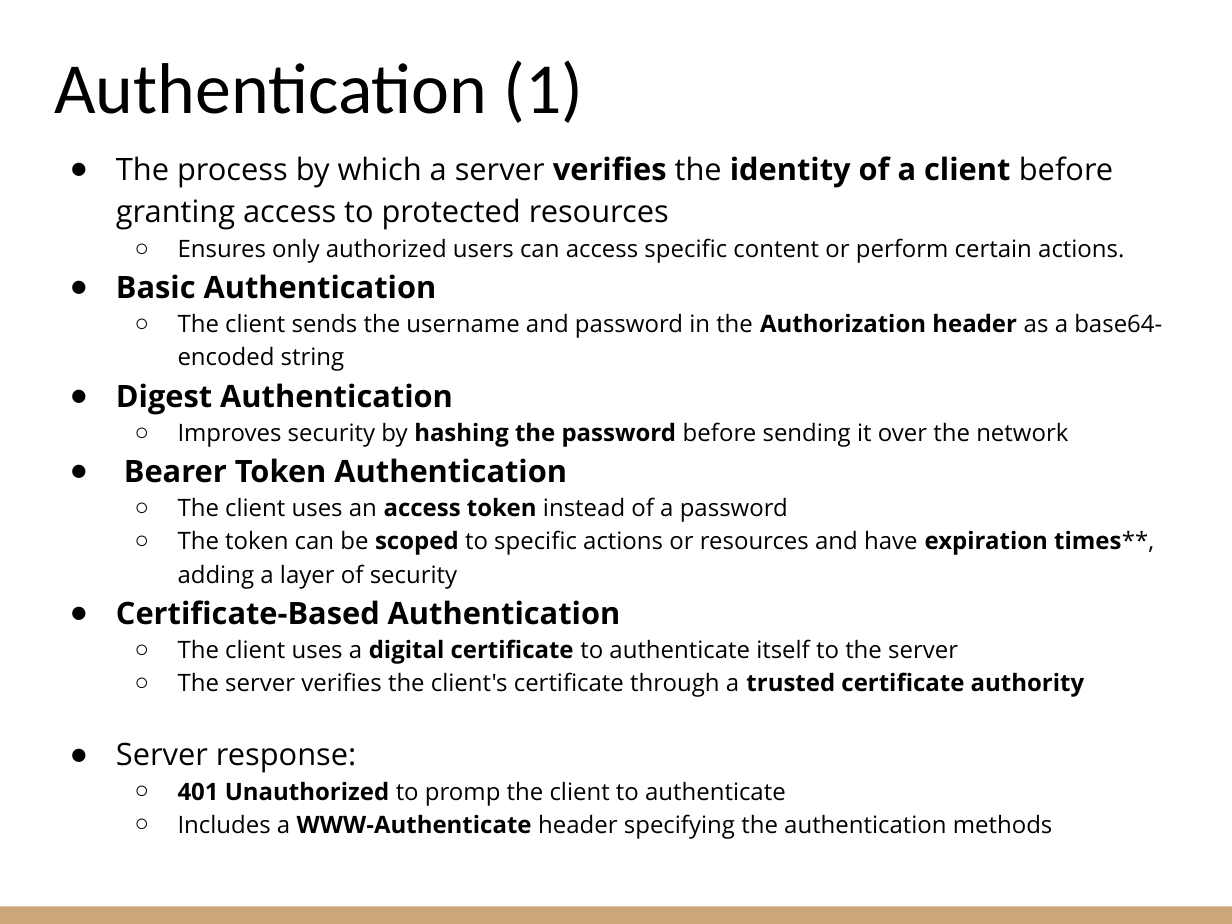
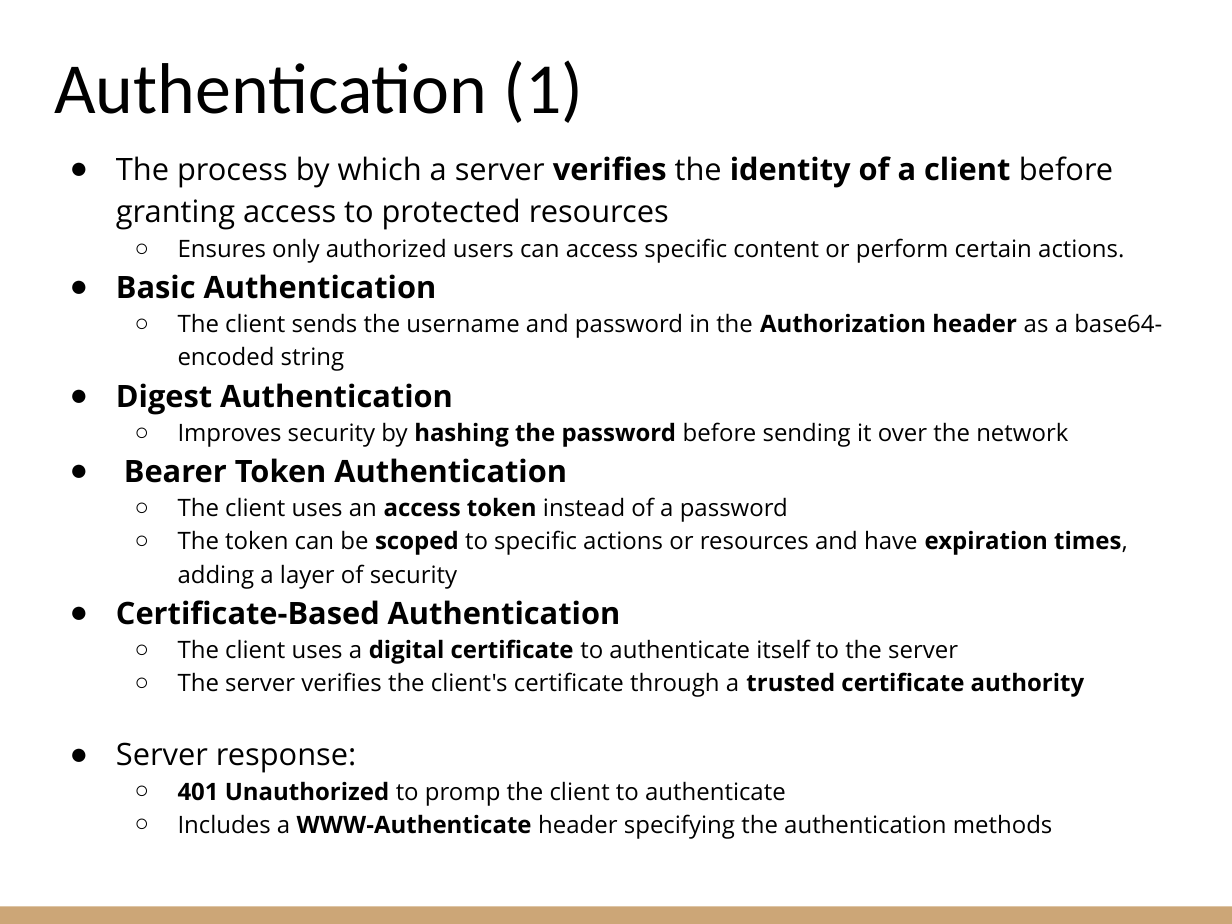
Before and after one commit to riccardoberta/makers, a slide deck: slide 15 of 05 - HTTP/slides.pptx. Drawn at 1232x924 pixels with LibreOffice and Linux fonts; fonts in the diff are those of the drawing. Boxes give left, top, right and bottom in pixels: in the first picture for what was removed or moved away, otherwise in the second. Text is boxed around its words. In the diff, an @@ line names an element or a change of style, - is before the commit and + after.

```diff
--- a/05 - HTTP/slides.pptx
+++ b/05 - HTTP/slides.pptx
@@ text at (x1=178, y1=530, x2=1128, y2=589): text changed @@
-  ○ The token can be scoped to specific actions or resources and have expiration times**, adding a layer of security
+  ○ The token can be scoped to specific actions or resources and have expiration times, adding a layer of security
```
Also in this commit, not shown: 3 other slides changed, 4 other files.
